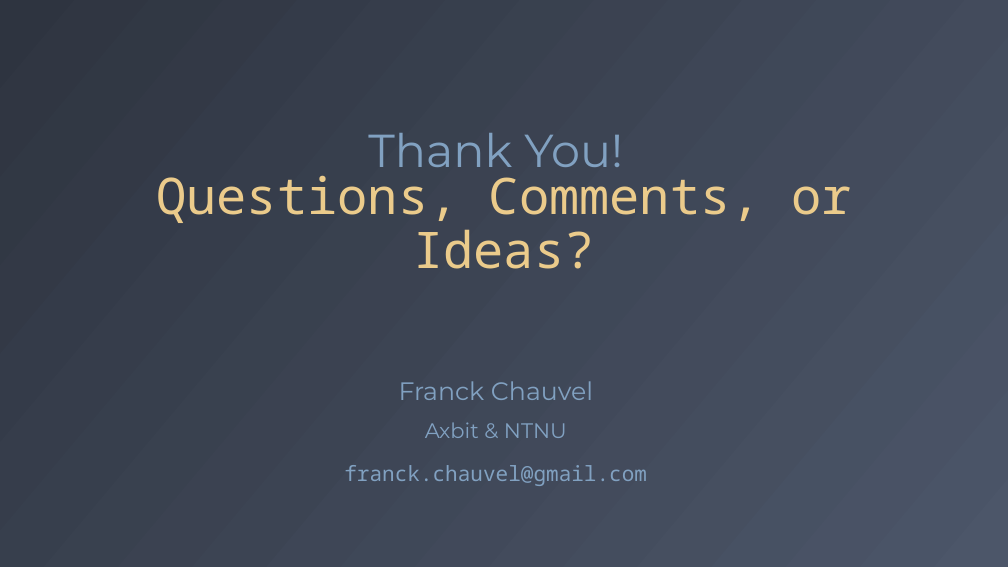
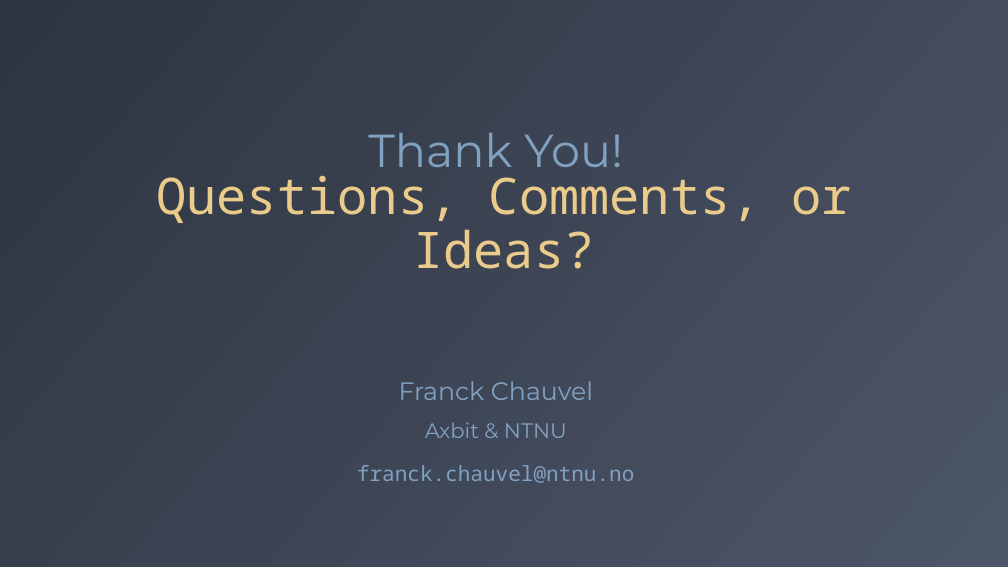
Before and after one commit to fchauvel/aldast-course, a slide deck: slide 7 of templates/slides_template.potx (slide 4 before the commit). Drawn at 1008x567 pixels with LibreOffice and Linux fonts; fonts in the diff are those of the drawing. Boxes give left, top, right and bottom in pixels: in the first picture for what was removed or moved away, otherwise in the second. Text is boxed around its words. In the diff, an @@ line names an element or a change of style, - is before the commit and + after.

```diff
--- a/templates/slides_template.potx
+++ b/templates/slides_template.potx
@@ text at (357, 465, 634, 483): text changed @@
-franck.chauvel@gmail.com
+franck.chauvel@ntnu.no
```
Also in this commit, not shown: 1 other slide changed, 3 slides added, 12 other files.
